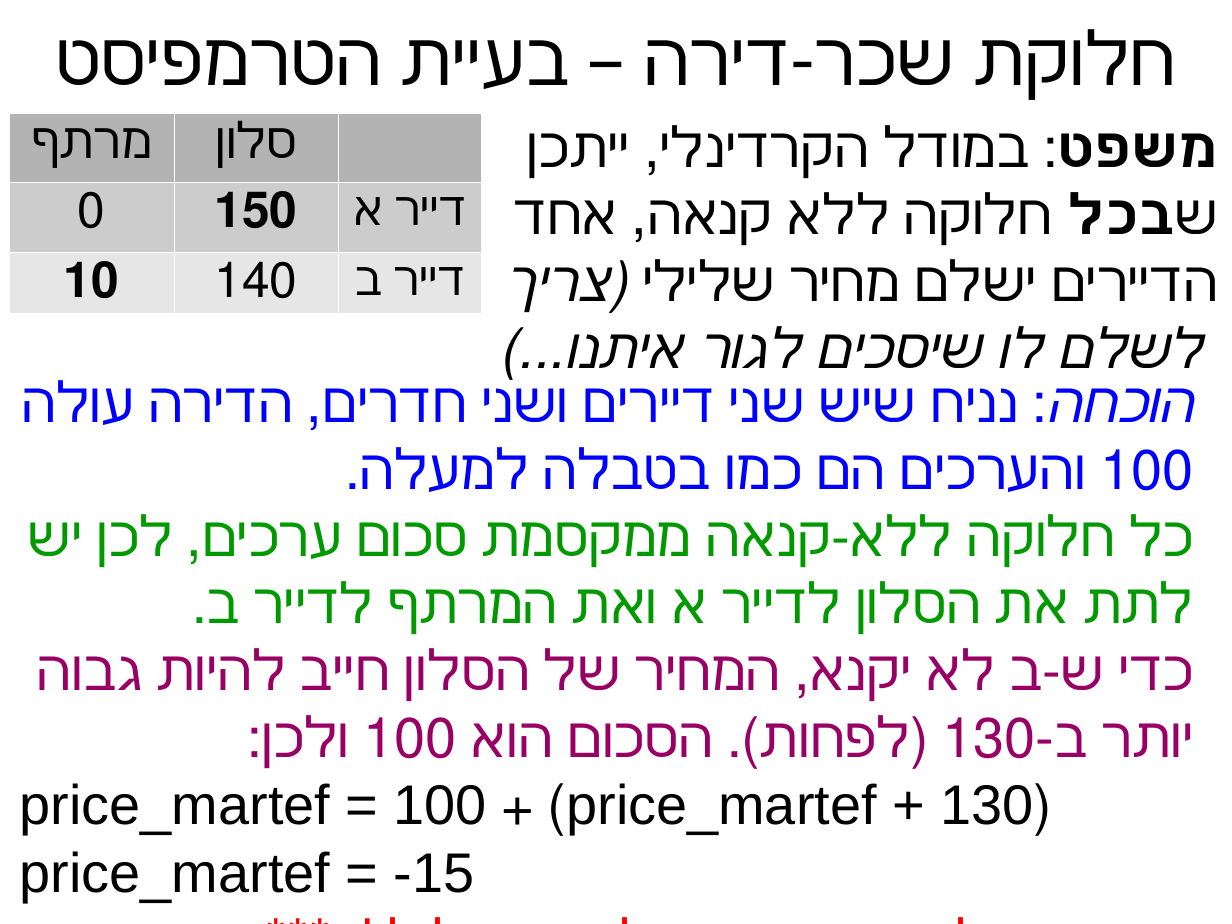
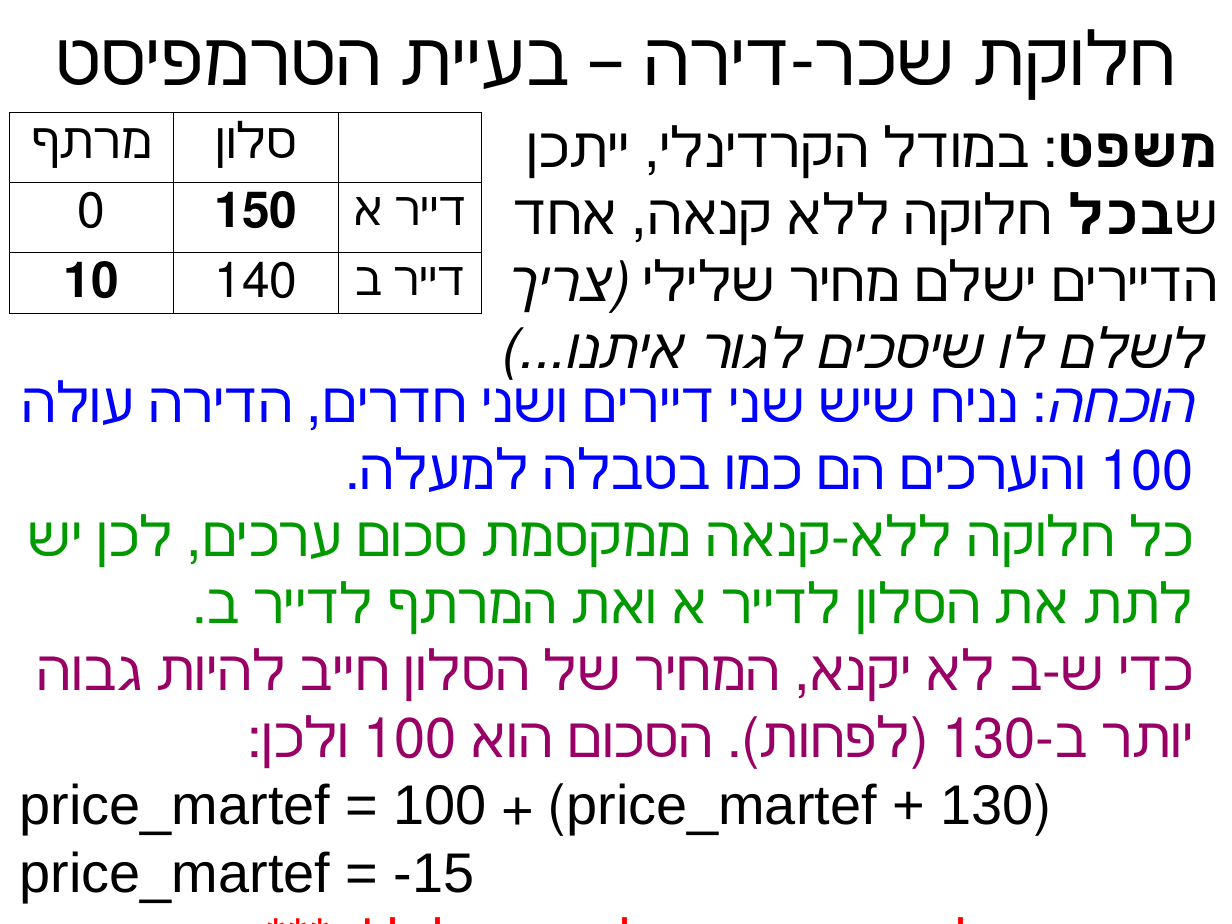
Before and after one commit to erelsgl-at-ariel/algorithms-5781, a slide deck: slide 25 of 03-rental-harmony/slides.odp (slide 24 before the commit). Drawn at 1232x924 pixels with LibreOffice and Linux fonts; fonts in the diff are those of the drawing. Boxes give left, top, right and bottom in pixels: in the first picture for what was removed or moved away, otherwise in the second. Text is boxed around its words. In the diff, an @@ line names an element or a change of style, - is before the commit and + after.

```diff
--- a/03-rental-harmony/slides.odp
+++ b/03-rental-harmony/slides.odp
@@ table at [9, 113, 481, 320] @@
@@ fill #B3B3B3 to none in 2 cells @@
@@ fill #CCCCCC to none in row 2 @@
@@ fill #E6E6E6 to none in row 3 @@
@@ borders changed @@
```
Also in this commit, not shown: 8 other slides changed, 1 slide added, 13 other files.
